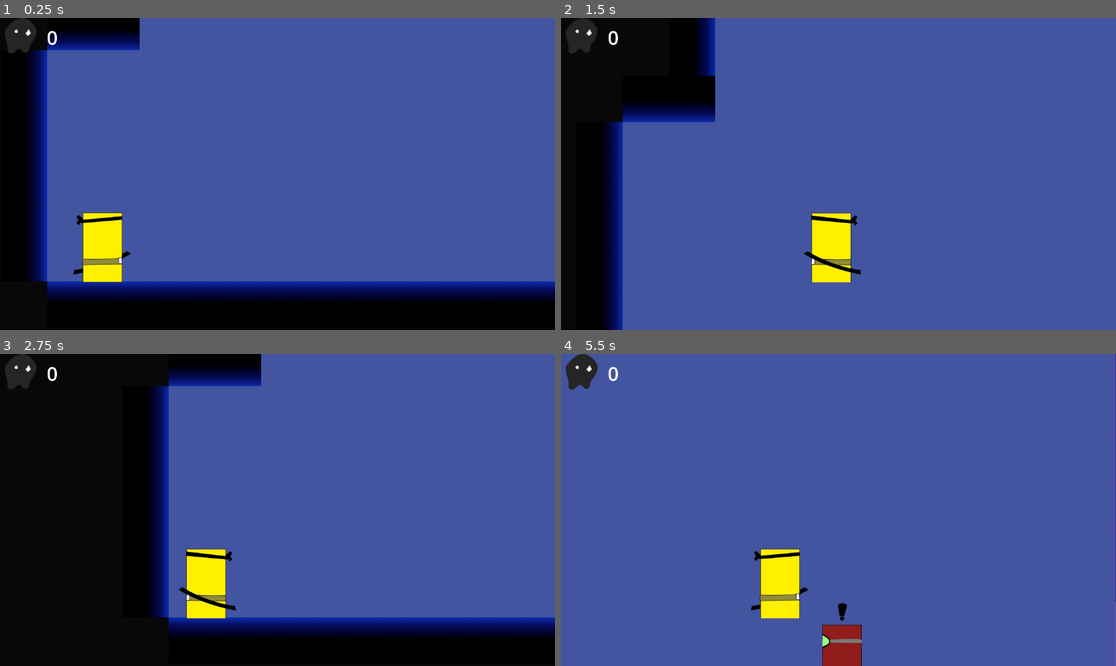
Above: before the commit, frames 1-4 (two rows, left to right).
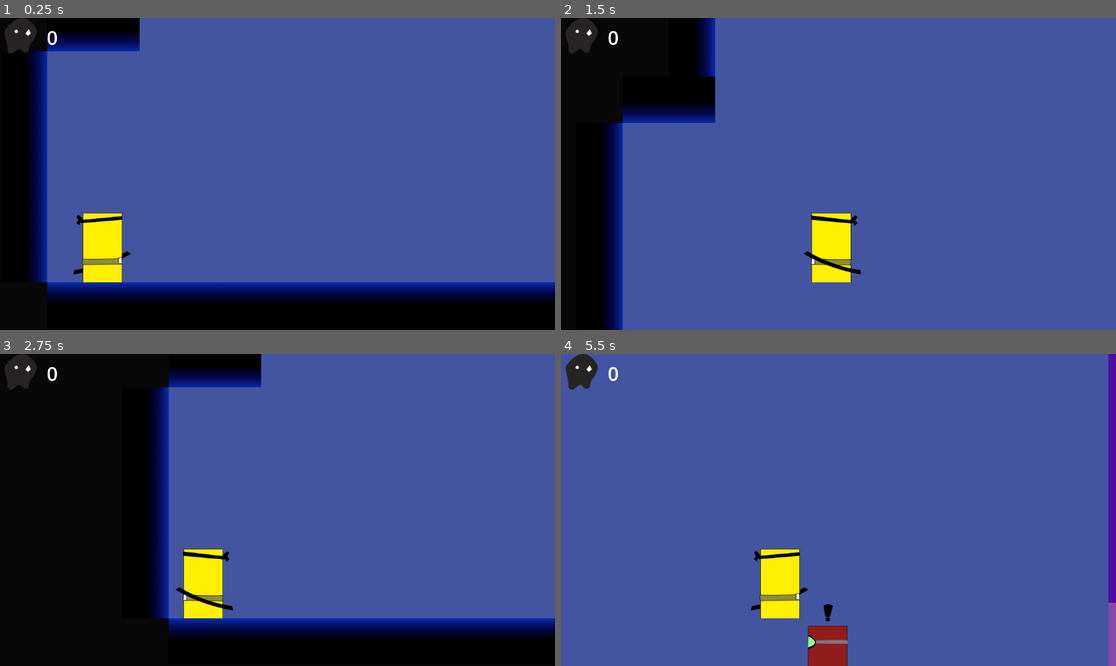
Above: after the commit, the same moments.

Repository: Schilez/KatanaZoro
Game: Godot game, scene res://Scenes/main_scene.tscn
Same seed, same stepped clock (60 frames per second), same inputs: the game is played once before the commit and once after it.
Inputs (mouse positions are in pixels of both pictures, inside the frame that each line leads up to):
- Up to frame 1 (0.25 s): no input
- Up to frame 2 (1.5 s): move the mouse to (960, 158) at 0.52 s; hold Right (move_right) from 0.53 s (still down); right-click (960, 158) at 0.6 s; tap Space (jump) at 0.77 s; move the mouse to (727, 189) at 1.27 s; click (727, 189) at 1.35 s
- Up to frame 3 (2.75 s): tap Space (jump) at 1.52 s; right-click (166, 525) at 1.55 s; move the mouse to (333, 441) at 2.02 s; release Right (move_right) at 2.03 s; hold Left (move_left) from 2.03 s (still down); tap Shift (Dodge) at 2.1 s; right-click (333, 441) at 2.3 s
- Up to frame 4 (5.5 s): move the mouse to (810, 572) at 2.77 s; release Left (move_left) at 2.78 s; hold Right (move_right) 2.78-4.28 s; tap E (Interaction) at 2.85 s; tap Space (jump) at 3.02, 3.77, 4.52 s; right-click (810, 572) at 3.05 s; move the mouse to (1005, 556) at 3.52 s; right-click (1005, 556) at 3.6 s; move the mouse to (672, 463) at 4.27 s; hold Left (move_left) 4.28-5.03 s; right-click (672, 463) at 4.35 s; move the mouse to (866, 510) at 5.02 s; hold Right (move_right) from 5.03 s (still down); click (866, 510) at 5.1 s; right-click (866, 510) at 5.3 s

The runs differ from the first frame. In frame 1, 0.3% of the frame differs, in the area x 5-100%, y 10-85%; in frame 2, less than 0.1%; in frame 3, 0.7%; in frame 4, 2.2%, in the area x 44-100%, y 0-100%.

Commit message:
Hurtboxes are done.

Diff:
--- a/Scenes/main_scene.tscn
+++ b/Scenes/main_scene.tscn
@@ -85,13 +85,16 @@
 layer_2/tile_data = PackedInt32Array(-262152, 524288, 1610612736, -196616, 524288, 1610612736, -196617, 524288, 1610612 …(4140 unchanged characters)…
 
 [node name="Enemy" parent="." instance=ExtResource("3_ool6r")]
+z_index = 1
 position = Vector2(1062, 383)
 is_right = false
 
 [node name="Enemy2" parent="." instance=ExtResource("3_ool6r")]
+z_index = 1
 position = Vector2(1723, 383)
 
 [node name="Enemy3" parent="." instance=ExtResource("3_ool6r")]
+z_index = 1
 position = Vector2(2748, 384)
 is_gunman = true
 is_right = false
@@ -130,6 +133,6 @@
 horizontal_alignment = 1
 
 [node name="Next" parent="." instance=ExtResource("4_6gdpp")]
+z_index = -1
 position = Vector2(3026, 375)
 rotation = -1.58587
-collision_layer = 4
--- a/Scenes/next.tscn
+++ b/Scenes/next.tscn
@@ -22,7 +22,7 @@
 }]
 
 [node name="Next" type="Area2D"]
-collision_layer = 16
+collision_layer = 128
 monitoring = false
 script = ExtResource("1_g8sgg")
 
--- a/Scenes/player.tscn
+++ b/Scenes/player.tscn
@@ -15,10 +15,6 @@
 atlas = ExtResource("4_1mkq7")
 region = Rect2(1024, 0, 256, 256)
 
-[sub_resource type="AtlasTexture" id="AtlasTexture_7om11"]
-atlas = ExtResource("2_k1513")
-region = Rect2(0, 0, 256, 256)
-
 [sub_resource type="AtlasTexture" id="AtlasTexture_6q70p"]
 atlas = ExtResource("2_k1513")
 region = Rect2(256, 0, 256, 256)
@@ -30,10 +26,6 @@
 [sub_resource type="AtlasTexture" id="AtlasTexture_p4m81"]
 atlas = ExtResource("2_k1513")
 region = Rect2(768, 0, 256, 256)
-
-[sub_resource type="AtlasTexture" id="AtlasTexture_jaccm"]
-atlas = ExtResource("4_1mkq7")
-region = Rect2(1024, 0, 256, 256)
 
 [sub_resource type="AtlasTexture" id="AtlasTexture_kjyvq"]
 atlas = ExtResource("4_1mkq7")
@@ -66,9 +58,6 @@
 "speed": 1.0
 }, {
 "frames": [{
-"duration": 1.0,
-"texture": SubResource("AtlasTexture_7om11")
-}, {
 "duration": 0.4,
 "texture": SubResource("AtlasTexture_6q70p")
 }, {
@@ -80,12 +69,9 @@
 }],
 "loop": false,
 "name": &"TaklaSağ",
-"speed": 6.0
+"speed": 5.0
 }, {
 "frames": [{
-"duration": 1.0,
-"texture": SubResource("AtlasTexture_jaccm")
-}, {
 "duration": 0.4,
 "texture": SubResource("AtlasTexture_kjyvq")
 }, {
@@ -97,15 +83,15 @@
 }],
 "loop": false,
 "name": &"TaklaSol",
-"speed": 6.0
+"speed": 5.0
 }]
 
 [sub_resource type="CapsuleShape2D" id="CapsuleShape2D_ktu6p"]
 radius = 54.0
-height = 189.0
+height = 194.0
 
 [sub_resource type="RectangleShape2D" id="RectangleShape2D_8ddup"]
-size = Vector2(119, 191)
+size = Vector2(107, 191)
 
 [node name="Player" type="CharacterBody2D" groups=["Player"]]
 collision_mask = 4
@@ -113,13 +99,14 @@
 
 [node name="PlayerAnimatedSprite2D" type="AnimatedSprite2D" parent="."]
 sprite_frames = SubResource("SpriteFrames_tlnhx")
-animation = &"TaklaSağ"
+animation = &"DefaultSağ"
 
 [node name="CollisionShape2D" type="CollisionShape2D" parent="."]
 position = Vector2(0, 31)
 shape = SubResource("CapsuleShape2D_ktu6p")
 
 [node name="Weapon" parent="." instance=ExtResource("5_pdawe")]
+z_index = 10
 position = Vector2(0, 32)
 
 [node name="PlayerHurtBox" type="Area2D" parent="."]
@@ -128,7 +115,7 @@
 script = ExtResource("6_cjty7")
 
 [node name="CollisionShape2D" type="CollisionShape2D" parent="PlayerHurtBox"]
-position = Vector2(-0.5, 32.5)
+position = Vector2(0.5, 32.5)
 shape = SubResource("RectangleShape2D_8ddup")
 
 [node name="Camera2D" type="Camera2D" parent="."]
--- a/Scenes/projectiles.tscn
+++ b/Scenes/projectiles.tscn
@@ -22,6 +22,7 @@
 }]
 
 [node name="Projectiles" type="Area2D"]
+z_index = 5
 collision_layer = 0
 collision_mask = 0
 monitoring = false
--- a/Scenes/second_scene.tscn
+++ b/Scenes/second_scene.tscn
@@ -91,7 +91,6 @@
 
 [node name="Player" parent="." instance=ExtResource("1_3r0pv")]
 unique_name_in_owner = true
-z_index = 2
 position = Vector2(-81, 250)
 
 [node name="Enemy" parent="." instance=ExtResource("2_ebyon")]
@@ -118,6 +117,7 @@
 is_right = false
 
 [node name="TileMap" type="TileMap" parent="."]
+z_index = -10
 tile_set = SubResource("TileSet_1fcf0")
 format = 2
 layer_0/name = "Ground"
@@ -132,6 +132,7 @@
 position = Vector2(1218, 256)
 
 [node name="Throwable" parent="." instance=ExtResource("6_wh0vi")]
+z_index = -1
 position = Vector2(-669, 256)
 
 [node name="CanvasLayer" type="CanvasLayer" parent="."]
@@ -181,8 +182,8 @@
 horizontal_alignment = 1
 
 [node name="Next" parent="." instance=ExtResource("9_rwq5q")]
+z_index = -1
 position = Vector2(5325, -390)
-collision_layer = 4
 
 [node name="StaticBody2D" type="StaticBody2D" parent="."]
 position = Vector2(5665, -422)
--- a/Scenes/third_scene.tscn
+++ b/Scenes/third_scene.tscn
@@ -75,6 +75,7 @@
 rotation = 3.14159
 
 [node name="TileMap" type="TileMap" parent="."]
+z_index = -10
 tile_set = SubResource("TileSet_5sj3v")
 format = 2
 layer_0/name = "Ground"
@@ -91,16 +92,17 @@
 position = Vector2(-494, 128)
 
 [node name="oneway_platform" parent="." instance=ExtResource("5_awe27")]
+z_index = 1
 position = Vector2(2807, -505)
 scale = Vector2(5.91112, 0.705612)
 
 [node name="Throwable" parent="." instance=ExtResource("6_il1pw")]
+z_index = -1
 position = Vector2(2377, 128)
-collision_layer = 4
 
 [node name="Throwable2" parent="." instance=ExtResource("6_il1pw")]
+z_index = -1
 position = Vector2(2196, -641)
-collision_layer = 4
 
 [node name="CanvasLayer" type="CanvasLayer" parent="."]
 
@@ -149,9 +151,9 @@
 horizontal_alignment = 1
 
 [node name="Next" parent="." instance=ExtResource("9_loboe")]
+z_index = -1
 position = Vector2(5185, -631)
 rotation = -1.5809
-collision_layer = 4
 
 [node name="StaticBody2D" type="StaticBody2D" parent="."]
 position = Vector2(60, 0)
@@ -165,40 +167,49 @@
 [node name="Node" type="Node" parent="."]
 
 [node name="Enemy" parent="Node" instance=ExtResource("4_o3t46")]
+z_index = 1
 position = Vector2(824, 129)
 
 [node name="Enemy2" parent="Node" instance=ExtResource("4_o3t46")]
+z_index = 1
 position = Vector2(1990, 129)
 is_right = false
 
 [node name="Enemy4" parent="Node" instance=ExtResource("4_o3t46")]
+z_index = 1
 position = Vector2(982, -640)
 is_gunman = true
 
 [node name="Enemy8" parent="Node" instance=ExtResource("4_o3t46")]
+z_index = 1
 position = Vector2(398, -644)
 current_state = 0
 is_right = false
 
 [node name="Enemy9" parent="Node" instance=ExtResource("4_o3t46")]
+z_index = 1
 position = Vector2(-463, -640)
 is_gunman = true
 
 [node name="Enemy5" parent="Node" instance=ExtResource("4_o3t46")]
+z_index = 1
 position = Vector2(1492, -640)
 current_state = 0
 
 [node name="Enemy6" parent="Node" instance=ExtResource("4_o3t46")]
+z_index = 1
 position = Vector2(3374, -640)
 current_state = 0
 is_right = false
 
 [node name="Enemy7" parent="Node" instance=ExtResource("4_o3t46")]
+z_index = 1
 position = Vector2(4815, -640)
 is_gunman = true
 is_right = false
 
 [node name="Enemy3" parent="Node" instance=ExtResource("4_o3t46")]
+z_index = 1
 position = Vector2(1172, 128)
 is_gunman = true
 current_state = 0
--- a/Scenes/throwable.tscn
+++ b/Scenes/throwable.tscn
@@ -22,7 +22,7 @@
 }]
 
 [node name="Throwable" type="Area2D"]
-collision_layer = 64
+collision_layer = 128
 script = ExtResource("1_1qoao")
 
 [node name="CollisionShape2D" type="CollisionShape2D" parent="."]
--- a/Scripts/enemy.gd
+++ b/Scripts/enemy.gd
@@ -177,7 +177,11 @@
 
 
 func _on_stun_timer_timeout() -> void:
-	current_state=State.Patrol
+	current_state=State.Stand
+	if is_gunman:
+		animated_sprite_2d.play("GunMan")
+	else:
+		animated_sprite_2d.play("Normal")
 
 
 
--- a/Scripts/projectiles.gd
+++ b/Scripts/projectiles.gd
@@ -17,6 +17,7 @@
 
 func launch (target_dir: Vector2,source_group: String ):
 	direction= target_dir.normalized()
+	global_rotation=direction.angle()
 	group= source_group
 	add_to_group(source_group)
 
--- a/project.godot
+++ b/project.godot
@@ -69,10 +69,11 @@
 
 [layer_names]
 
-2d_physics/layer_1="Player"
-2d_physics/layer_2="Enemies"
-2d_physics/layer_3="World"
+2d_physics/layer_1="PlayerBody"
+2d_physics/layer_2="EnemiesBody"
+2d_physics/layer_3="WorldBody"
 2d_physics/layer_4="WeaponLayer"
 2d_physics/layer_5="PlayerHurtbox"
 2d_physics/layer_6="EnemyHurtBox"
 2d_physics/layer_7="DoorHurtBox"
+2d_physics/layer_8="ObjectsLayer"
Not shown: 1 places in Scenes/player.tscn that only renumber resources
